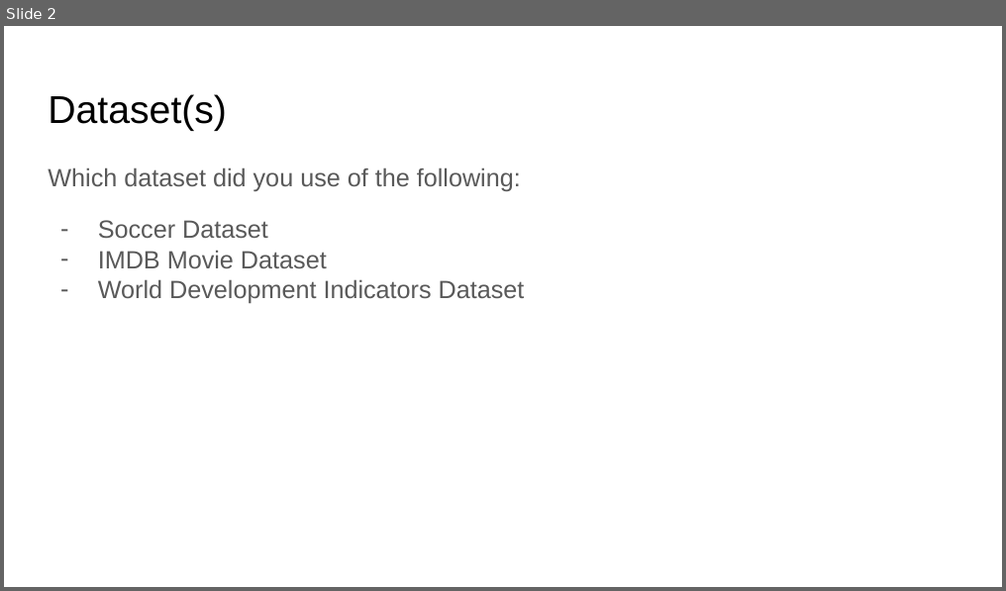
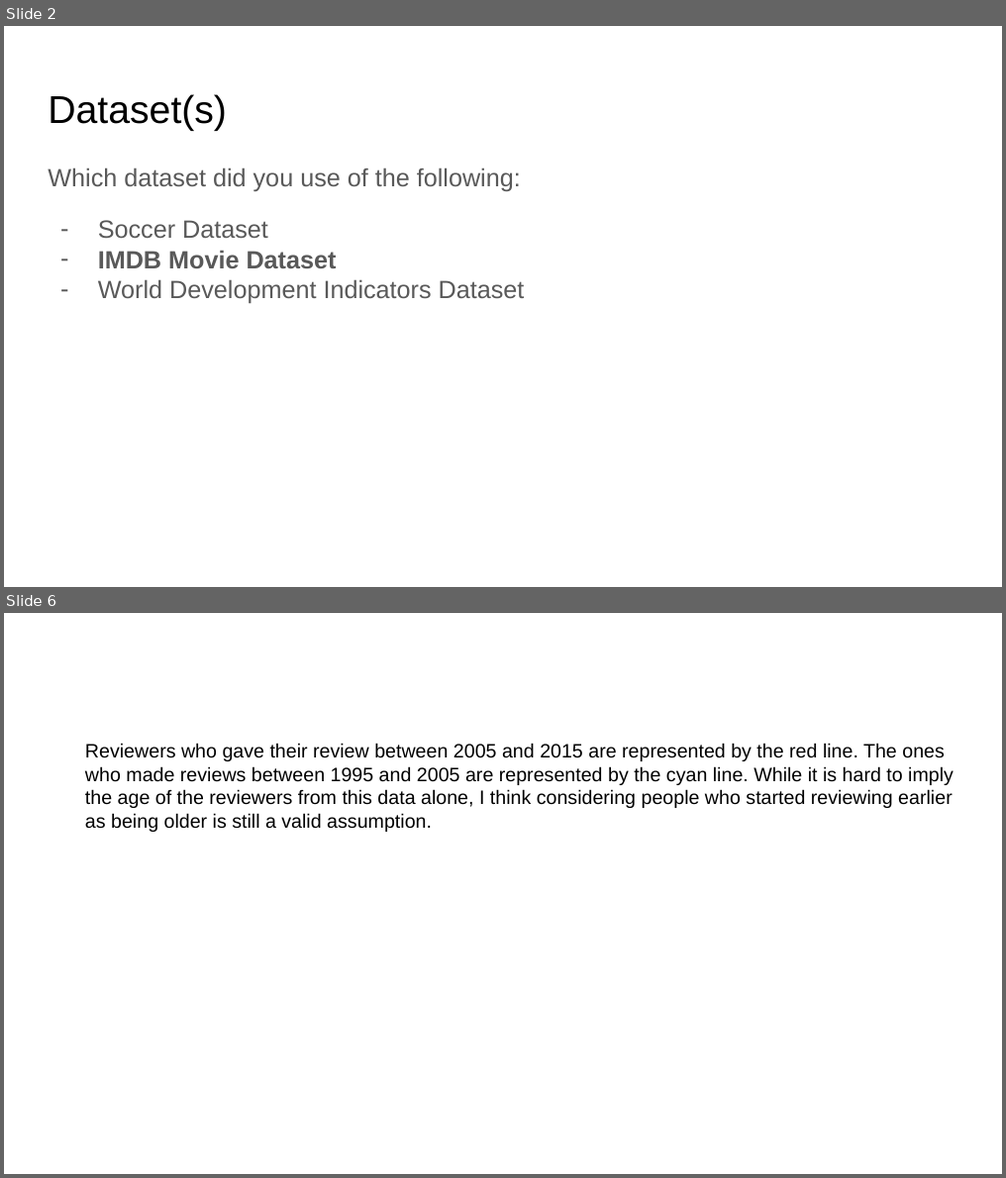
Before and after one commit to sgrosu/sandiego, a slide deck: DSE 200X_ Mini Project Presentation Template.odp. Shown one above the other, each under a label of ours: slide 2 before the commit, slides 2 and 6 after it; the slides between them are not shown. The pictures are 1006x591 and 1006x1178 pixels, drawn with LibreOffice and Linux fonts; fonts in the diff are those of the drawing. Boxes give left, top, right and bottom in pixels: in the first picture for what was removed or moved away, otherwise in the second. Text is boxed around its words. In the diff, an @@ line names an element or a change of style, - is before the commit and + after.

```diff
--- a/DSE 200X_ Mini Project Presentation Template.odp
+++ b/DSE 200X_ Mini Project Presentation Template.odp
@@ slide 6 added at [4, 613, 1002, 1174], background #FFFFFF @@
@@ text added at [85, 743, 953, 832], 14 pt, text #000000 @@
+Reviewers who gave their review between 2005 and 2015 are represented by the red line. The ones who made reviews between 1995 and 2005 are represented by the cyan line. While it is hard to imply the age of the reviewers from this data alone, I think considering people who started reviewing earlier as being older is still a valid assumption.
@@ slide 2 changed as well @@
@@ text at [98, 250, 337, 269]: bold on in "IMDB Movie Dataset" @@
```
Also in this commit, not shown: 3 other slides changed, 2 other slides added, 3 slides removed, 4 other files.
